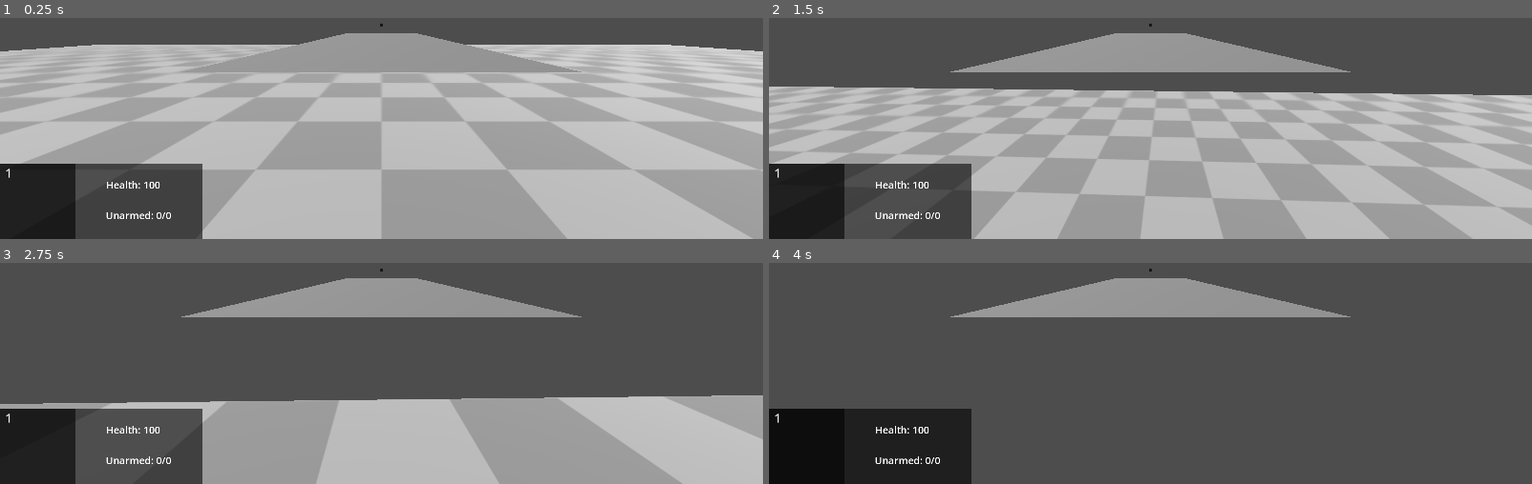
Above: before the commit, frames 1-4 (two rows, left to right).
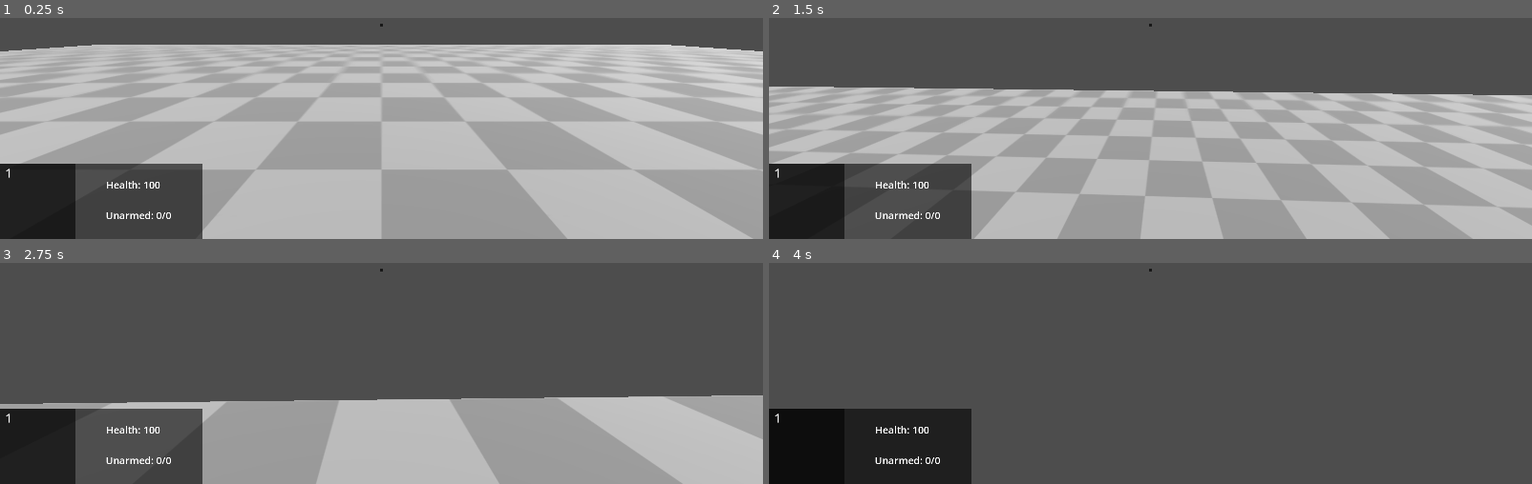
Above: after the commit, the same moments.

Repository: Robertsonl1/game_development_2024
Game: Godot game, scene res://scenes/main.tscn
The game is run twice, just before and just after one commit, with the same random seed, the same clock (stepped at 60 frames per second) and the same inputs.
Inputs (mouse positions are in pixels of both pictures, inside the frame that each line leads up to):
- Up to frame 1 (0.25 s): no input
- Up to frame 2 (1.5 s): tap Enter at 0.5 s; move the mouse to (1188, 22) at 0.52 s; hold W (forwards) from 0.53 s (still down); tap 1 (empty) at 0.6 s; tap Space (jump) at 0.77 s; move the mouse to (1112, 26) at 1.27 s; tap F (grapple) at 1.35 s
- Up to frame 3 (2.75 s): keep holding W (forwards); tap Space (jump) at 1.52 s; move the mouse to (outside the picture) at 2.02 s; tap 2 (primary) at 2.1 s
- Up to frame 4 (4 s): keep holding W (forwards); move the mouse to (1142, 276) at 2.77 s; tap 3 (secondary) at 2.85 s; tap Space (jump) at 3.02, 3.5, 3.77 s; move the mouse to (1203, 276) at 3.52 s; tap 1 (empty) at 3.6 s

The runs differ from the first frame. In frame 1, 4.0% of the frame differs, in the area x 27-77%, y 6-25%; in frame 2, 5.5%, in the area x 23-77%, y 6-25%; in frame 3, 5.5%; in frame 4, 5.5%.
Error in both runs: Invalid call. Nonexistent function 'connect' in base 'Nil'. (res://scenes/weapons/armed/handcannon/handcannon.gd:5)

Commit message:
Firing/Reload animations + particles

Diff:
--- a/game_development_2024-main/scenes/player.tscn
+++ b/game_development_2024-main/scenes/player.tscn
@@ -35,6 +35,7 @@
 script = ExtResource("2_3t5l0")
 
 [node name="HandCannon" parent="Head/Hand" instance=ExtResource("2_24c3m")]
+visible = false
 
 [node name="AssaultRifle" parent="Head/Hand" instance=ExtResource("3_1sxk0")]
 
--- a/game_development_2024-main/scenes/weapons/armed/assaultrifle/assault_rifle.tscn
+++ b/game_development_2024-main/scenes/weapons/armed/assaultrifle/assault_rifle.tscn
@@ -1,6 +1,7 @@
-[gd_scene load_steps=9 format=3 uid="uid://b5ds11qrvkbyu"]
+[gd_scene load_steps=12 format=3 uid="uid://b5ds11qrvkbyu"]
 
 [ext_resource type="Script" path="res://scenes/weapons/armed/assaultrifle/assault_rifle.gd" id="1_6egdm"]
+[ext_resource type="PackedScene" uid="uid://bmfmuai322siw" path="res://scenes/weapons/muzzle_flash.tscn" id="2_sl6ud"]
 
 [sub_resource type="BoxMesh" id="BoxMesh_6ane2"]
 size = Vector3(0.03, 0.22, 0.099)
@@ -24,6 +25,30 @@
 "transitions": PackedFloat32Array(1),
 "update": 0,
 "values": [Vector3(-1.5708, 0, 0)]
+}
+tracks/1/type = "value"
+tracks/1/imported = false
+tracks/1/enabled = true
+tracks/1/path = NodePath("Root/Anchor/Body:position")
+tracks/1/interp = 1
+tracks/1/loop_wrap = true
+tracks/1/keys = {
+"times": PackedFloat32Array(0),
+"transitions": PackedFloat32Array(1),
+"update": 0,
+"values": [Vector3(0, 0, -0.5)]
+}
+tracks/2/type = "value"
+tracks/2/imported = false
+tracks/2/enabled = true
+tracks/2/path = NodePath("Root/Anchor/Body:rotation")
+tracks/2/interp = 1
+tracks/2/loop_wrap = true
+tracks/2/keys = {
+"times": PackedFloat32Array(0),
+"transitions": PackedFloat32Array(1),
+"update": 0,
+"values": [Vector3(0, 0, 0)]
 }
 
 [sub_resource type="Animation" id="Animation_da6tu"]
@@ -58,11 +83,70 @@
 "values": [Vector3(-1.5708, 0, 0), Vector3(0, 0, 0)]
 }
 
+[sub_resource type="Animation" id="Animation_cfoxw"]
+resource_name = "fire"
+length = 0.1
+loop_mode = 1
+step = 0.01
+tracks/0/type = "value"
+tracks/0/imported = false
+tracks/0/enabled = true
+tracks/0/path = NodePath("Root/Anchor/Body:position")
+tracks/0/interp = 1
+tracks/0/loop_wrap = true
+tracks/0/keys = {
+"times": PackedFloat32Array(0, 0.03, 0.1),
+"transitions": PackedFloat32Array(1, 1, 1),
+"update": 0,
+"values": [Vector3(0, 0, -0.5), Vector3(0, -0.0246954, -0.360612), Vector3(0, 0, -0.5)]
+}
+tracks/1/type = "value"
+tracks/1/imported = false
+tracks/1/enabled = true
+tracks/1/path = NodePath("Root/Anchor/Body:rotation")
+tracks/1/interp = 1
+tracks/1/loop_wrap = true
+tracks/1/keys = {
+"times": PackedFloat32Array(0, 0.03, 0.1),
+"transitions": PackedFloat32Array(1, 1, 1),
+"update": 0,
+"values": [Vector3(0, 0, 0), Vector3(0.122365, 0, 0), Vector3(0, 0, 0)]
+}
+
+[sub_resource type="Animation" id="Animation_sfcip"]
+resource_name = "reload"
+tracks/0/type = "value"
+tracks/0/imported = false
+tracks/0/enabled = true
+tracks/0/path = NodePath("Root/Anchor/Body:position")
+tracks/0/interp = 1
+tracks/0/loop_wrap = true
+tracks/0/keys = {
+"times": PackedFloat32Array(0, 0.2, 0.5, 1),
+"transitions": PackedFloat32Array(1, 1, 1, 1),
+"update": 0,
+"values": [Vector3(0, 0, -0.5), Vector3(-0.0468697, 0.0662875, -0.5), Vector3(0.168649, -0.128195, -0.5), Vector3(0, 0, -0.5)]
+}
+tracks/1/type = "value"
+tracks/1/imported = false
+tracks/1/enabled = true
+tracks/1/path = NodePath("Root/Anchor/Body:rotation")
+tracks/1/interp = 1
+tracks/1/loop_wrap = true
+tracks/1/keys = {
+"times": PackedFloat32Array(0, 0.2, 0.5, 1),
+"transitions": PackedFloat32Array(1, 1, 1, 1),
+"update": 0,
+"values": [Vector3(0, 0, 0), Vector3(0.683392, 0.477245, 0.315605), Vector3(-0.440282, -0.601729, 0.823189), Vector3(0, 0, 0)]
+}
+
 [sub_resource type="AnimationLibrary" id="AnimationLibrary_i1cnj"]
 _data = {
 "RESET": SubResource("Animation_ecdyw"),
 "deequip": SubResource("Animation_da6tu"),
-"equip": SubResource("Animation_8pbj5")
+"equip": SubResource("Animation_8pbj5"),
+"fire": SubResource("Animation_cfoxw"),
+"reload": SubResource("Animation_sfcip")
 }
 
 [node name="AssaultRifle" type="Node3D"]
@@ -91,6 +175,9 @@
 mesh = SubResource("BoxMesh_250oj")
 skeleton = NodePath("../../../..")
 
+[node name="MuzzleFlash" parent="Root/Anchor/Body" instance=ExtResource("2_sl6ud")]
+transform = Transform3D(1, 0, 0, 0, 1, 0, 0, 0, 1, 0, 1.01328e-06, -0.27878)
+
 [node name="AnimationPlayer" type="AnimationPlayer" parent="."]
 libraries = {
 "": SubResource("AnimationLibrary_i1cnj")
--- a/game_development_2024-main/scenes/weapons/armed/handcannon/handcannon.tscn
+++ b/game_development_2024-main/scenes/weapons/armed/handcannon/handcannon.tscn
@@ -1,6 +1,7 @@
-[gd_scene load_steps=8 format=3 uid="uid://dp2532qasylyo"]
+[gd_scene load_steps=11 format=3 uid="uid://dp2532qasylyo"]
 
 [ext_resource type="Script" path="res://scenes/weapons/armed/handcannon/handcannon.gd" id="1_fn51r"]
+[ext_resource type="PackedScene" uid="uid://bmfmuai322siw" path="res://scenes/weapons/muzzle_flash.tscn" id="2_jig4l"]
 
 [sub_resource type="BoxMesh" id="BoxMesh_00why"]
 size = Vector3(0.073, 0.082, 0.376)
@@ -21,6 +22,30 @@
 "transitions": PackedFloat32Array(1),
 "update": 0,
 "values": [Vector3(0, 0, 0)]
+}
+tracks/1/type = "value"
+tracks/1/imported = false
+tracks/1/enabled = true
+tracks/1/path = NodePath("Root/Anchor/Body:rotation")
+tracks/1/interp = 1
+tracks/1/loop_wrap = true
+tracks/1/keys = {
+"times": PackedFloat32Array(0),
+"transitions": PackedFloat32Array(1),
+"update": 0,
+"values": [Vector3(0, 0, 0)]
+}
+tracks/2/type = "value"
+tracks/2/imported = false
+tracks/2/enabled = true
+tracks/2/path = NodePath("Root/Anchor/Body:position")
+tracks/2/interp = 1
+tracks/2/loop_wrap = true
+tracks/2/keys = {
+"times": PackedFloat32Array(0),
+"transitions": PackedFloat32Array(1),
+"update": 0,
+"values": [Vector3(0, 0, -0.5)]
 }
 
 [sub_resource type="Animation" id="Animation_sk1e2"]
@@ -55,11 +80,71 @@
 "values": [Vector3(-1.5708, 0, 0), Vector3(0, 0, 0)]
 }
 
+[sub_resource type="Animation" id="Animation_j4srp"]
+resource_name = "fire"
+length = 0.1
+step = 0.01
+tracks/0/type = "value"
+tracks/0/imported = false
+tracks/0/enabled = true
+tracks/0/path = NodePath("Root/Anchor/Body:rotation")
+tracks/0/interp = 1
+tracks/0/loop_wrap = true
+tracks/0/keys = {
+"times": PackedFloat32Array(0, 0.03, 0.1),
+"transitions": PackedFloat32Array(1, 1, 1),
+"update": 0,
+"values": [Vector3(0, 0, 0), Vector3(1.01178, 0, 0), Vector3(0, 0, 0)]
+}
+tracks/1/type = "value"
+tracks/1/imported = false
+tracks/1/enabled = true
+tracks/1/path = NodePath("Root/Anchor/Body:position")
+tracks/1/interp = 1
+tracks/1/loop_wrap = true
+tracks/1/keys = {
+"times": PackedFloat32Array(0, 0.03, 0.1),
+"transitions": PackedFloat32Array(1, 1, 1),
+"update": 0,
+"values": [Vector3(0, 0, -0.5), Vector3(0, 0.139818, -0.410257), Vector3(0, 0, -0.5)]
+}
+
+[sub_resource type="Animation" id="Animation_gta05"]
+resource_name = "reload"
+loop_mode = 1
+step = 0.05
+tracks/0/type = "value"
+tracks/0/imported = false
+tracks/0/enabled = true
+tracks/0/path = NodePath("Root/Anchor/Body:rotation")
+tracks/0/interp = 2
+tracks/0/loop_wrap = true
+tracks/0/keys = {
+"times": PackedFloat32Array(0, 0.1, 0.25, 0.3, 0.6, 0.7, 1),
+"transitions": PackedFloat32Array(1, 1, 1, 1, 1, 1, 1),
+"update": 0,
+"values": [Vector3(0, 0, 0), Vector3(-0.227203, 0.301083, -0.744337), Vector3(-0.138486, 0.376515, 1.18484), Vector3(-0.112978, 0.194836, 1.11688), Vector3(0, 0, -2.00383), Vector3(0, 0, -2.00383), Vector3(0, 0, 0)]
+}
+tracks/1/type = "value"
+tracks/1/imported = false
+tracks/1/enabled = true
+tracks/1/path = NodePath("Root/Anchor/Body:position")
+tracks/1/interp = 2
+tracks/1/loop_wrap = true
+tracks/1/keys = {
+"times": PackedFloat32Array(0, 0.1, 0.25, 0.3, 0.6, 0.7, 1),
+"transitions": PackedFloat32Array(1, 1, 1, 1, 1, 1, 1),
+"update": 0,
+"values": [Vector3(0, 0, -0.5), Vector3(-0.118105, 0.029061, -0.556024), Vector3(0.22404, 0, -0.559268), Vector3(0.231667, 0.0130464, -0.521576), Vector3(-0.230586, 0.136397, -0.533717), Vector3(-0.230586, 0.136397, -0.533717), Vector3(0, 0, -0.5)]
+}
+
 [sub_resource type="AnimationLibrary" id="AnimationLibrary_vdmiv"]
 _data = {
 "RESET": SubResource("Animation_dp3oj"),
 "deequip": SubResource("Animation_sk1e2"),
-"equip": SubResource("Animation_wig5a")
+"equip": SubResource("Animation_wig5a"),
+"fire": SubResource("Animation_j4srp"),
+"reload": SubResource("Animation_gta05")
 }
 
 [node name="HandCannon" type="Node3D"]
@@ -72,7 +157,7 @@
 transform = Transform3D(1, 0, 0, 0, 1, 0, 0, 0, 1, 0, 0, 0.5)
 
 [node name="Body" type="Node3D" parent="Root/Anchor"]
-transform = Transform3D(1, 0, 0, 0, 1, 0, 0, 0, 1, 0, 0, -0.5)
+transform = Transform3D(0.999999, 0, 0, 0, 1, 0, 0, 0, 1, 0, 0, -0.5)
 
 [node name="MeshInstance3D" type="MeshInstance3D" parent="Root/Anchor/Body"]
 transform = Transform3D(1, 0, 0, 0, 1, 0, 0, 0, 1, 9.2988e-09, 0.106079, -0.100441)
@@ -82,6 +167,9 @@
 transform = Transform3D(1, 3.22608e-08, 2.01356e-09, -3.17664e-08, 0.969339, 0.24573, 5.97562e-09, -0.24573, 0.969339, -6.409e-09, 0.0104121, 0.0444944)
 mesh = SubResource("BoxMesh_n23jv")
 
+[node name="MuzzleFlash" parent="Root/Anchor/Body" instance=ExtResource("2_jig4l")]
+transform = Transform3D(1, 0, 0, 0, 1, 0, 0, 0, 1, 0, 0.106941, -0.326308)
+
 [node name="AnimationPlayer" type="AnimationPlayer" parent="."]
 libraries = {
 "": SubResource("AnimationLibrary_vdmiv")
--- /dev/null
+++ b/game_development_2024-main/scenes/weapons/muzzle_flash.tscn
@@ -0,0 +1,24 @@
+[gd_scene load_steps=4 format=3 uid="uid://bmfmuai322siw"]
+
+[sub_resource type="ParticleProcessMaterial" id="ParticleProcessMaterial_v148b"]
+spread = 180.0
+gravity = Vector3(0, 0, 0)
+initial_velocity_min = 0.1
+initial_velocity_max = 0.1
+scale_min = 0.03
+scale_max = 0.03
+
+[sub_resource type="StandardMaterial3D" id="StandardMaterial3D_3al35"]
+shading_mode = 0
+albedo_color = Color(1, 0.45098, 0, 1)
+
+[sub_resource type="SphereMesh" id="SphereMesh_5flbr"]
+material = SubResource("StandardMaterial3D_3al35")
+
+[node name="MuzzleFlash" type="GPUParticles3D"]
+emitting = false
+lifetime = 0.25
+speed_scale = 5.0
+explosiveness = 1.0
+process_material = SubResource("ParticleProcessMaterial_v148b")
+draw_pass_1 = SubResource("SphereMesh_5flbr")
